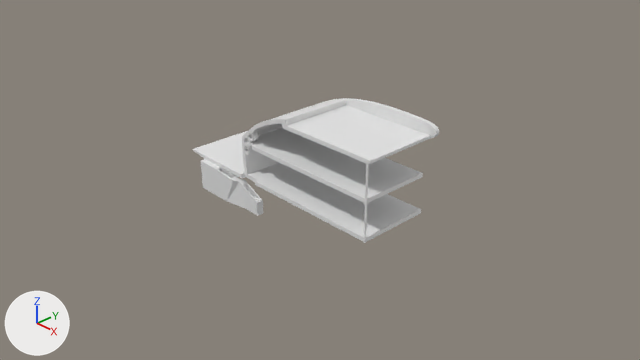
Two versions of the Blender file beach_house/beach_house.blend, one commit apart.
Rendered twice from the file's camera 'Camera'. Every picture has the same lights, and +X, +Y and +Z are marked at lower left.

The first picture shows 'Cube', 'entrance', 'floor', 'foundation', 'roof_beam_left', 'wall'.
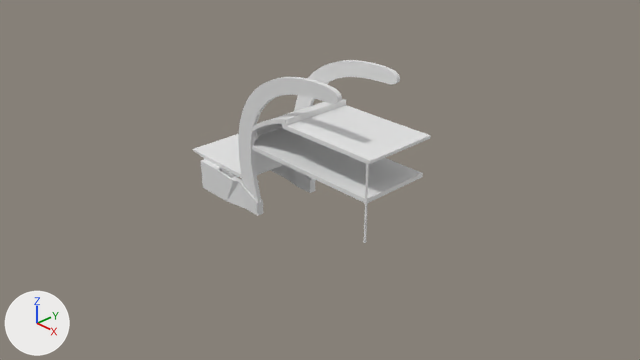
Pixel boxes [x1, y1, x2, y2] of what changed, in the pictures (640 x 360 px):
'foundation', hidden: before [248, 163, 421, 242]
'suspension_beam', shown: after [238, 77, 342, 202]
'suspension_beam_left', shown: after [294, 60, 400, 180]
'roof_beam_left', hidden: before [328, 98, 439, 138]

The change in detail:
me_beziercurve_001 is used by ob_suspension_beam; location (0.0, 0.0, 0.0); rotation (1.571, 0.0, 0.0), in degrees (90, 0, 0).
me_beziercurve_001 had 646 vertices, 327 faces and spanned x -1.35..1.02, y -0.3..2.18, z 0.0..0.08.
me_beziercurve_001 now has 708 vertices, 380 faces and spans x -1.35..1.02, y -0.3..2.18, z -0.05..0.08.
Part 1, on me_beziercurve_001:
2 faces are deleted.
46 vertices are added at x -1.21..-0.99, y -0.01..0.66, z -0.05..0.0.
16 new vertices lie (0.08, 0.0, 0.0) away from vertices in x -1.21..-1.07, y -0.01..0.66, z -0.05..0.0.
55 new faces join them.
Object 'suspension_beam' (ob_suspension_beam) loses its BOOLEAN modifier named 'Boolean'.
Modifier setting removed (it was solver = 'FLOAT').
Object 'suspension_beam' (ob_suspension_beam) is now shown.
Object 'roof_beam_left' (ob_roof_beam_left) is now hidden.
Object 'suspension_beam_left' (ob_suspension_beam_left) is now shown.
Object 'foundation' (ob_foundation) is now hidden.
